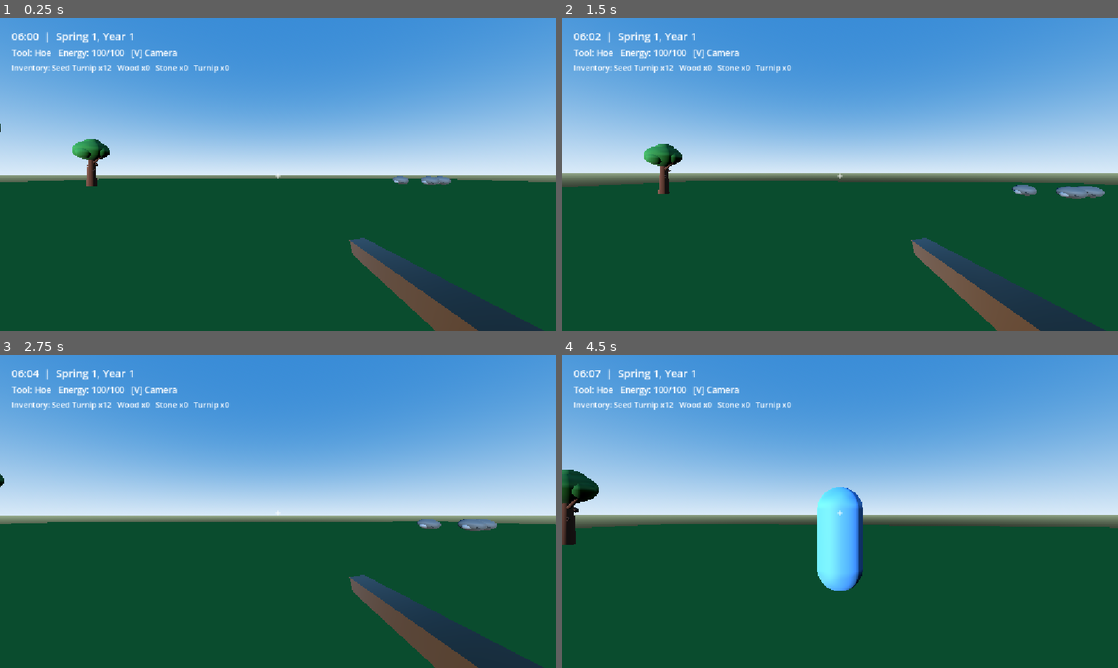
Above: before the commit, frames 1-4 (two rows, left to right).
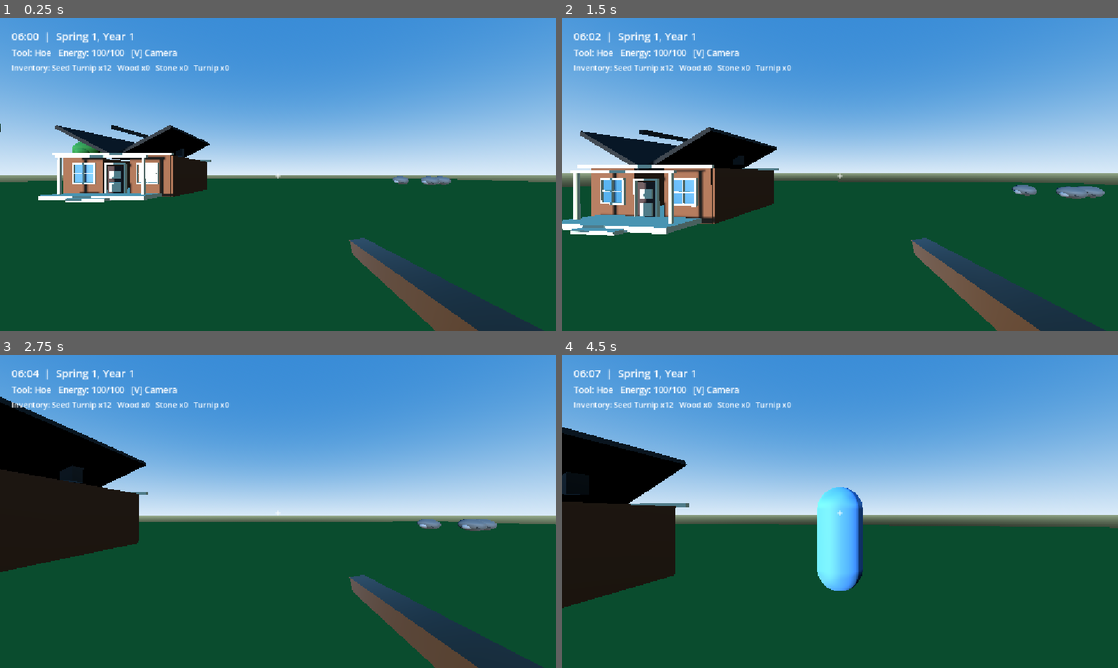
Above: after the commit, the same moments.

Repository: Sanoha0/Farming-3D
Game: Godot game, scene res://scenes/world/MainFarm.tscn
Two runs of this game, one before a commit and one after it. Both use one fixed random seed, a clock stepped at 60 frames per second and the inputs below.
Inputs (mouse positions are in pixels of both pictures, inside the frame that each line leads up to):
- Up to frame 1 (0.25 s): no input
- Up to frame 2 (1.5 s): tap Enter at 0.5 s; move the mouse to (867, 174) at 0.52 s; hold W (move_forward) from 0.53 s (still down); tap E (interact) at 0.6 s; click (867, 174) at 0.67 s; tap Space (jump) at 0.77 s; move the mouse to (812, 174) at 1.27 s; tap F (plant) at 1.35 s
- Up to frame 3 (2.75 s): keep holding W (move_forward); tap Space (jump) at 1.52 s; move the mouse to (289, 505) at 2.02 s; hold Shift (sprint) from 2.03 s (still down)
- Up to frame 4 (4.5 s): keep holding W (move_forward); tap Space (jump) at 2.75, 3.02, 3.77 s; move the mouse to (834, 517) at 2.77 s; release Shift (sprint) at 2.78 s; tap V (toggle_camera) at 2.85 s; click (834, 517) at 2.92 s; move the mouse to (878, 514) at 3.52 s; tap 4 (tool_axe) at 3.6 s; move the mouse to (795, 508) at 4.27 s; tap 1 (tool_hoe) at 4.35 s

The runs differ from the first frame. In frame 1, 5.3% of the frame differs, in the area x 6-38%, y 34-59%; in frame 2, 9.5%; in frame 3, 10%, in the area x 0-27%, y 13-70%; in frame 4, 9.0%.

Commit message:
Fix detailed cabin proxy scene resource declaration

Diff:
--- a/scenes/buildings/Cabin.tscn
+++ b/scenes/buildings/Cabin.tscn
@@ -16,8 +16,6 @@
 albedo_color = Color(0.39, 0.21, 0.10, 1)
 roughness = 0.9
 
-[sub_resource type="SidingMaterial" id="Unused"]
-
 [sub_resource type="StandardMaterial3D" id="TrimMat"]
 albedo_color = Color(0.84, 0.79, 0.65, 1)
 roughness = 0.78
Not shown: 1 places in scenes/buildings/Cabin.tscn that only renumber resources
